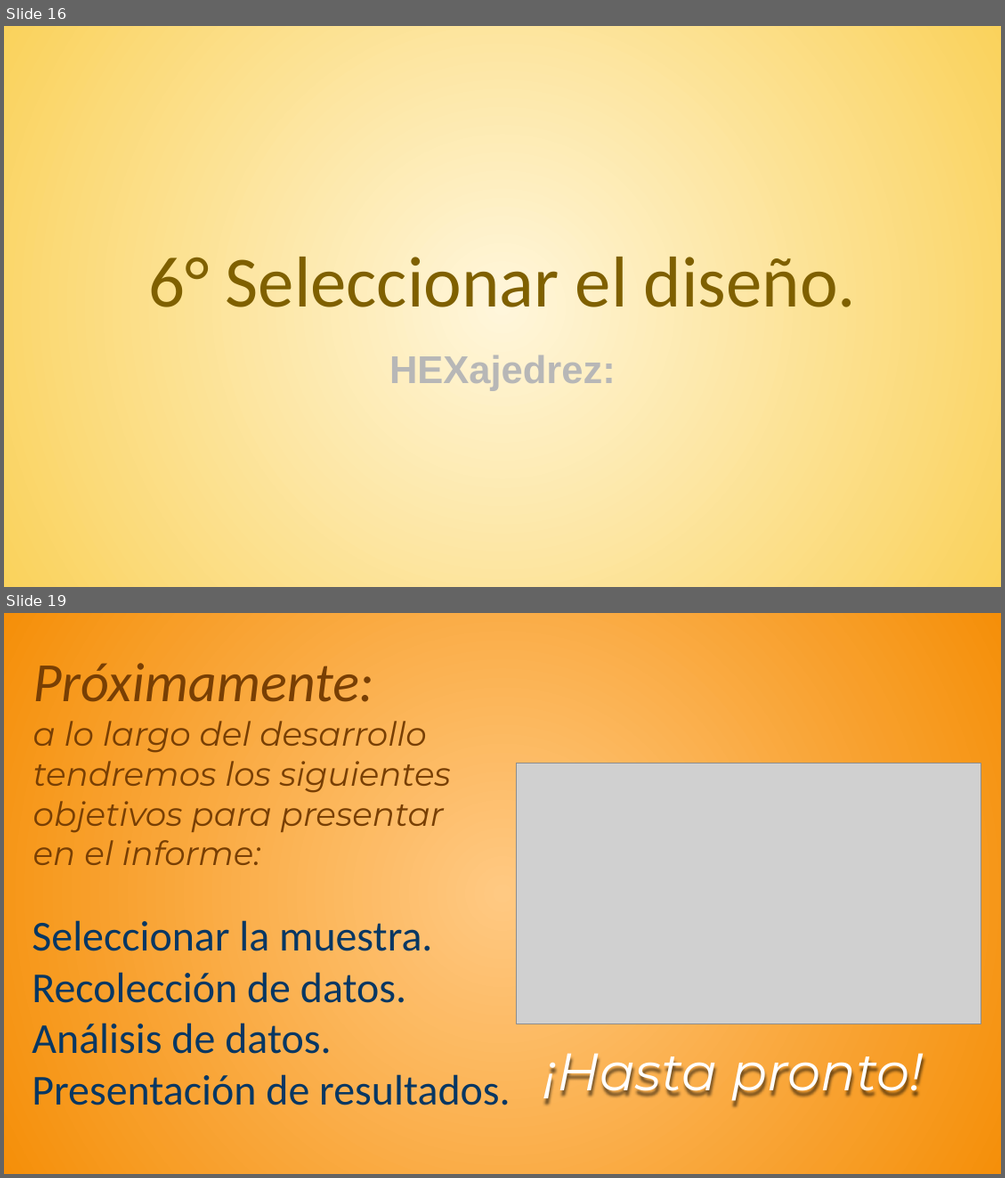
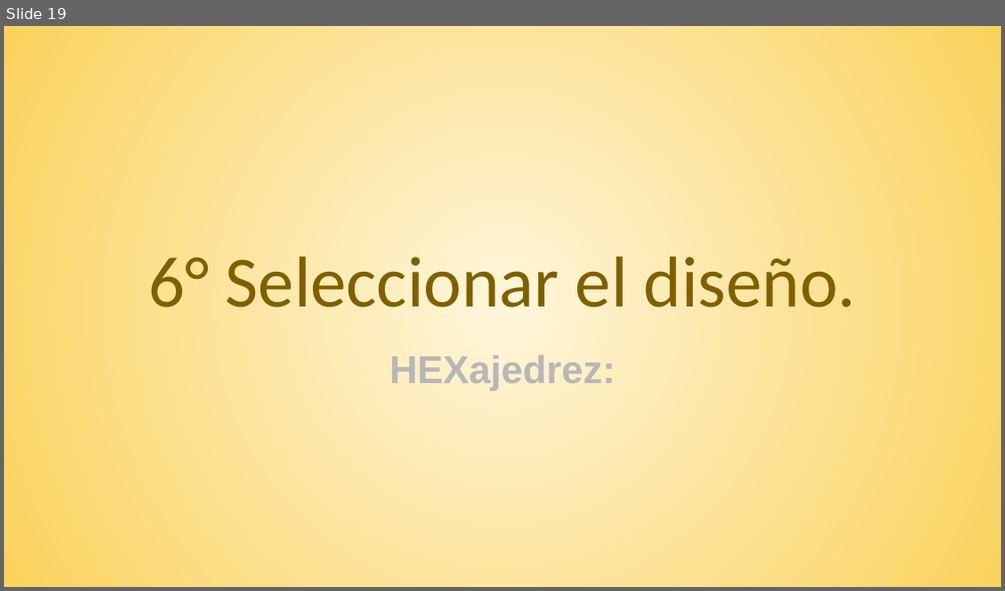
Before and after one commit to raullencinas-frm-utn/Hexajedrez, a slide deck: Hexajedrez - Presentación.odp. Shown one above the other, each under a label of ours: slides 16 and 19 before the commit, slide 19 after it; the slides between them are not shown. The pictures are 1005x1178 and 1005x591 pixels, drawn with LibreOffice and Linux fonts; fonts in the diff are those of the drawing; grey boxes stand for pictures. Boxes give left, top, right and bottom in pixels: in the first picture for what was removed or moved away, otherwise in the second. Text is boxed around its words. In the diff, an @@ line names an element or a change of style, - is before the commit and + after.

Commit message:
Informe .odt .odp Parcial II

```diff
--- a/Hexajedrez - Presentación.odp
+++ b/Hexajedrez - Presentación.odp
@@ slide 19 removed at (x1=4, y1=613, x2=1001, y2=1174), background gradient #FFC982 to #F58F09 @@
@@ text removed at (x1=33, y1=663, x2=451, y2=865) @@
-Próximamente:
-a lo largo del desarrollo tendremos los siguientes objetivos para presentar en el informe:
@@ picture removed at (x1=517, y1=763, x2=981, y2=1023) @@
@@ title removed at (x1=32, y1=920, x2=510, y2=1105) @@
-Seleccionar la muestra.
-Recolección de datos.
-Análisis de datos.
-Presentación de resultados.
@@ text removed at (x1=543, y1=1053, x2=923, y2=1103) @@
-¡Hasta pronto!
@@ what was slide 16 is now slide 19 @@
```
Also in this commit, not shown: 6 slides changed, 11 slides added, 1 other slide removed, 1 other file.
